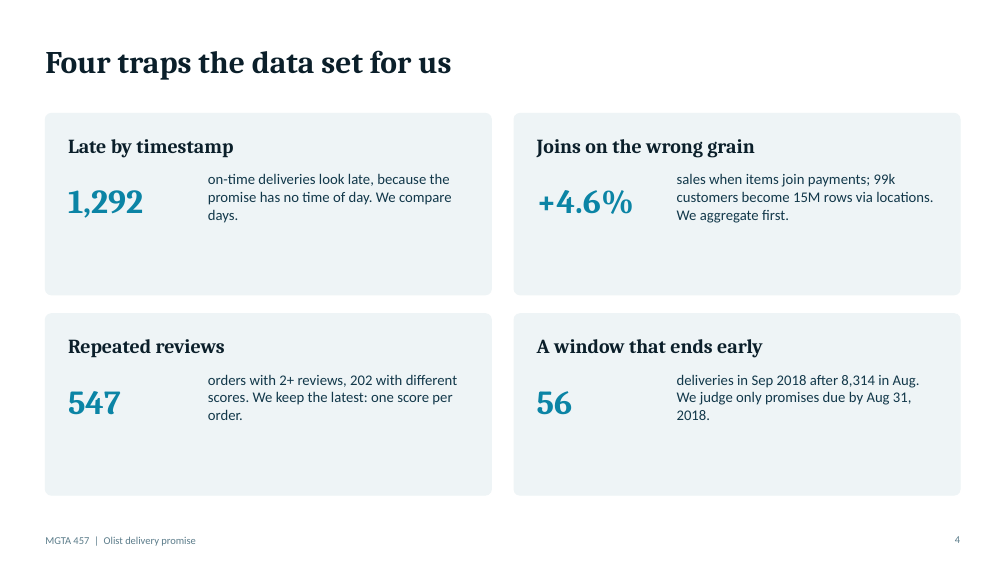
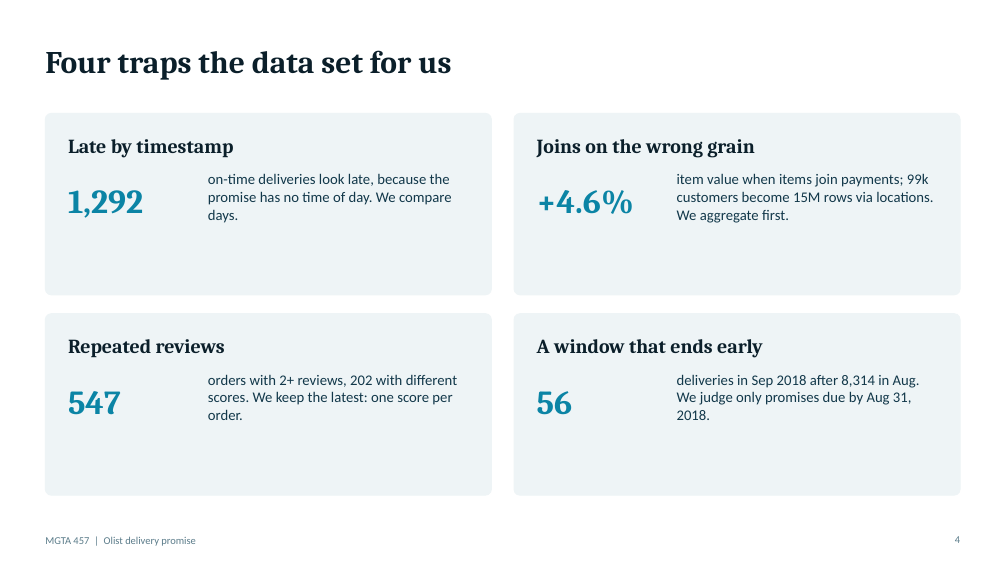
Before and after one commit to rsm-aaljarallah/mgta457-olist, a slide deck: slide 4 of deliverables/olist_presentation.pptx. Drawn at 1008x567 pixels with LibreOffice and Linux fonts; fonts in the diff are those of the drawing. Boxes give left, top, right and bottom in pixels: in the first picture for what was removed or moved away, otherwise in the second. Text is boxed around its words. In the diff, an @@ line names an element or a change of style, - is before the commit and + after.

```diff
--- a/deliverables/olist_presentation.pptx
+++ b/deliverables/olist_presentation.pptx
@@ text at (677, 173, 933, 223): text changed @@
-sales when items join payments; 99k customers become 15M rows via locations. We aggregate first.
+item value when items join payments; 99k customers become 15M rows via locations. We aggregate first.
```
Also in this commit, not shown: 7 other slides changed, 45 other files.
